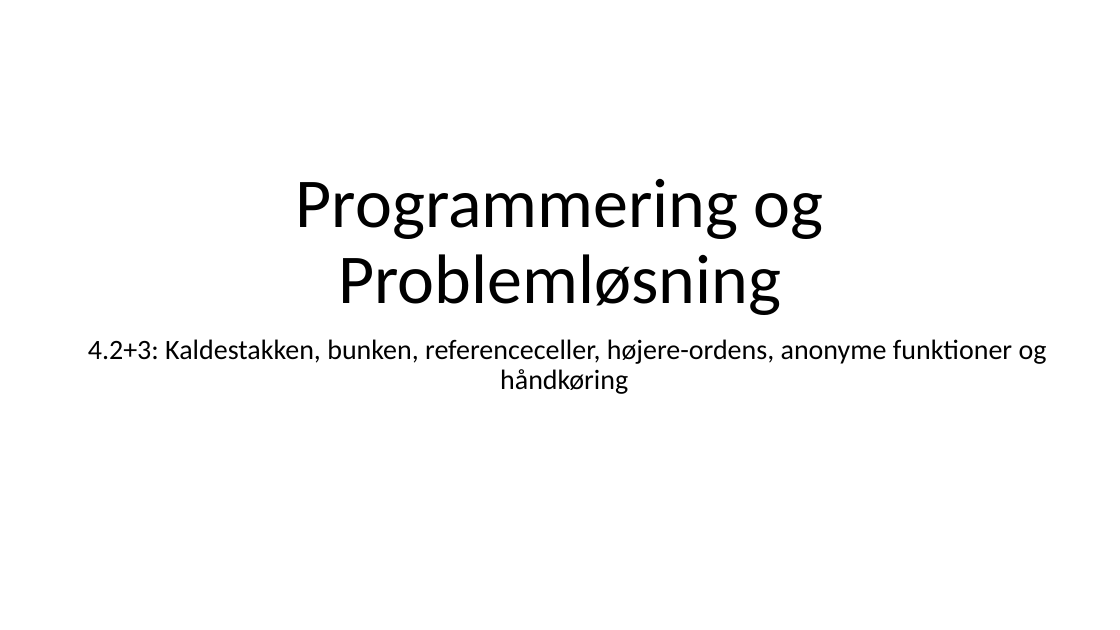
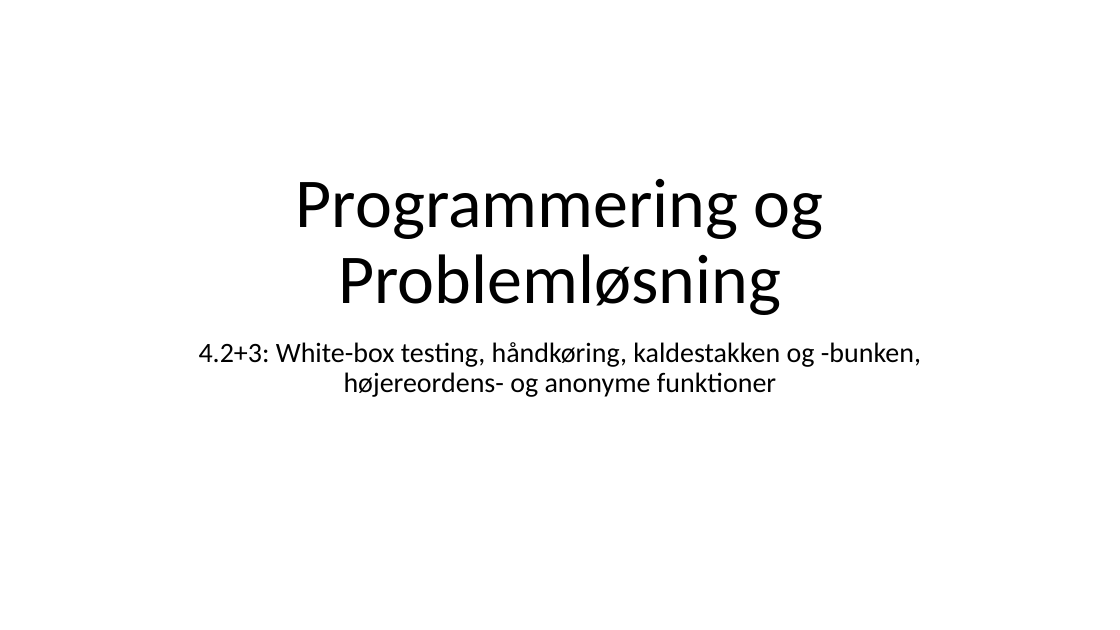
Before and after one commit to fisterloegsovs/pop22, a slide deck: slide 1 of lectures/4.2StackHeapRefsHigherOrderFctsTracing/lecture.pptx. Drawn at 1120x630 pixels with LibreOffice and Linux fonts; fonts in the diff are those of the drawing. Boxes give left, top, right and bottom in pixels: in the first picture for what was removed or moved away, otherwise in the second. Text is boxed around its words. In the diff, an @@ line names an element or a change of style, - is before the commit and + after.

```diff
--- a/lectures/4.2StackHeapRefsHigherOrderFctsTracing/lecture.pptx
+++ b/lectures/4.2StackHeapRefsHigherOrderFctsTracing/lecture.pptx
@@ subtitle at [199, 342, 921, 397]: text changed @@
-4.2+3: Kaldestakken, bunken, referenceceller, højere-ordens, anonyme funktioner og håndkøring
+4.2+3: White-box testing, håndkøring, kaldestakken og -bunken, højereordens- og anonyme funktioner
```
Also in this commit, not shown: 14 other slides changed, 1 slide added, 2 slides removed, 14 other files.
